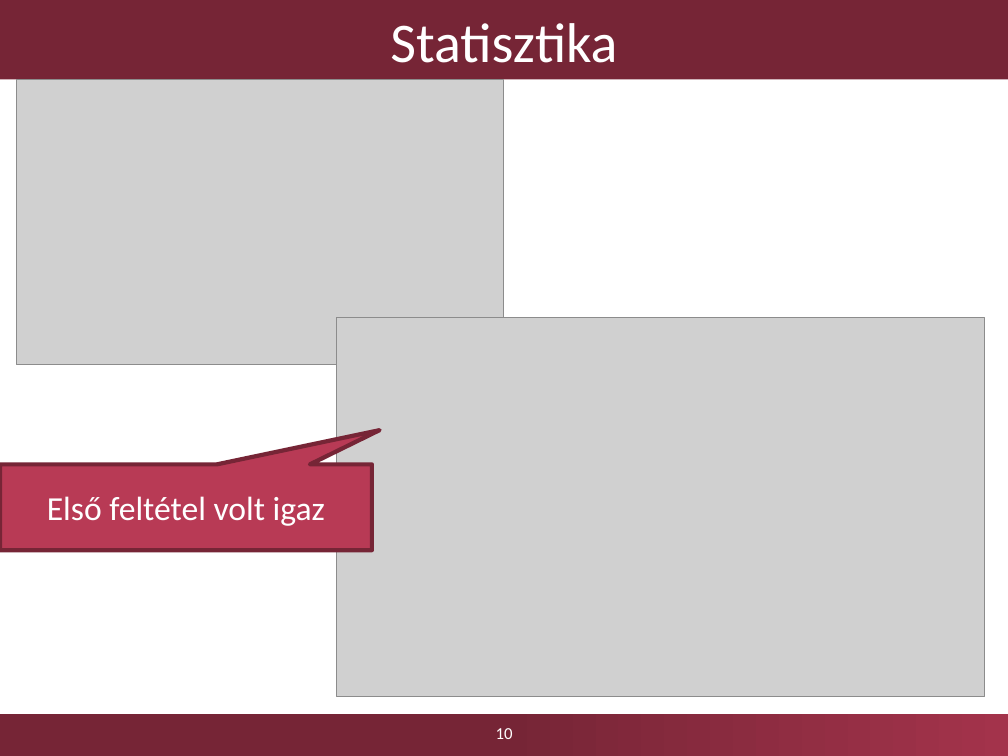
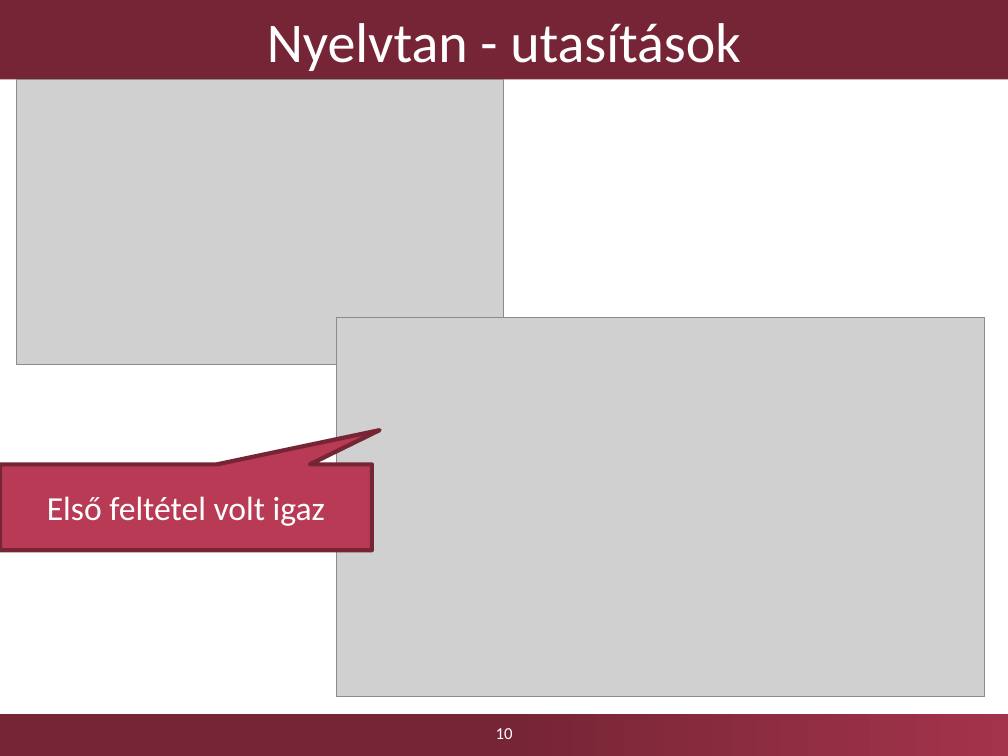
Before and after one commit to FTSRG-MDSD/MDSD-2016-ztz, a slide deck: slide 10 of doc/prezi/hw2/ztz-presentation.pptx. Drawn at 1008x756 pixels with LibreOffice and Linux fonts; fonts in the diff are those of the drawing; grey boxes stand for pictures; background and template pictures are left out. Boxes give left, top, right and bottom in pixels: in the first picture for what was removed or moved away, otherwise in the second. Text is boxed around its words. In the diff, an @@ line names an element or a change of style, - is before the commit and + after.

```diff
--- a/doc/prezi/hw2/ztz-presentation.pptx
+++ b/doc/prezi/hw2/ztz-presentation.pptx
@@ title at <box>267,23,740,71</box>: text changed @@
-Statisztika
+Nyelvtan - utasítások
```
Also in this commit, not shown: 7 other slides changed.
